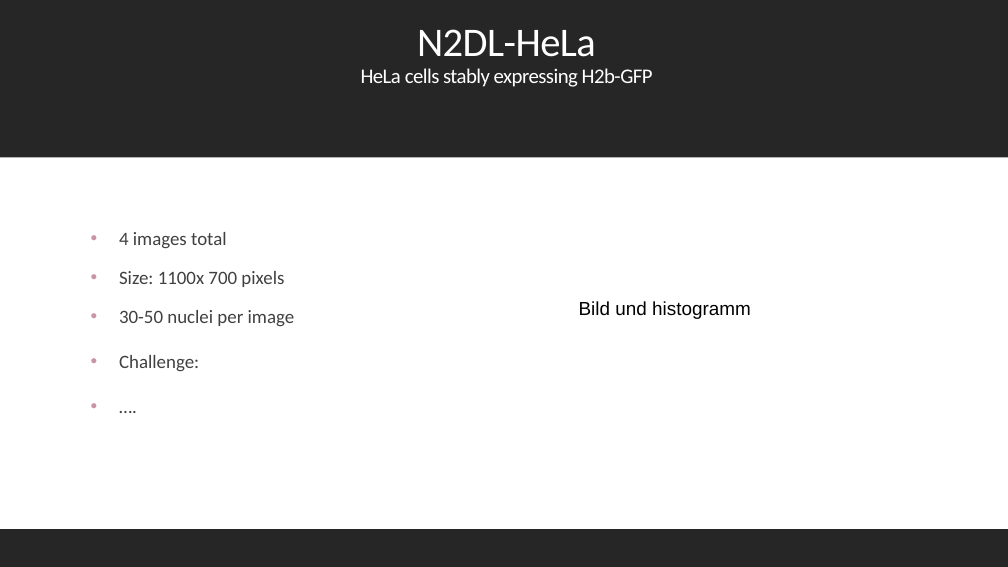
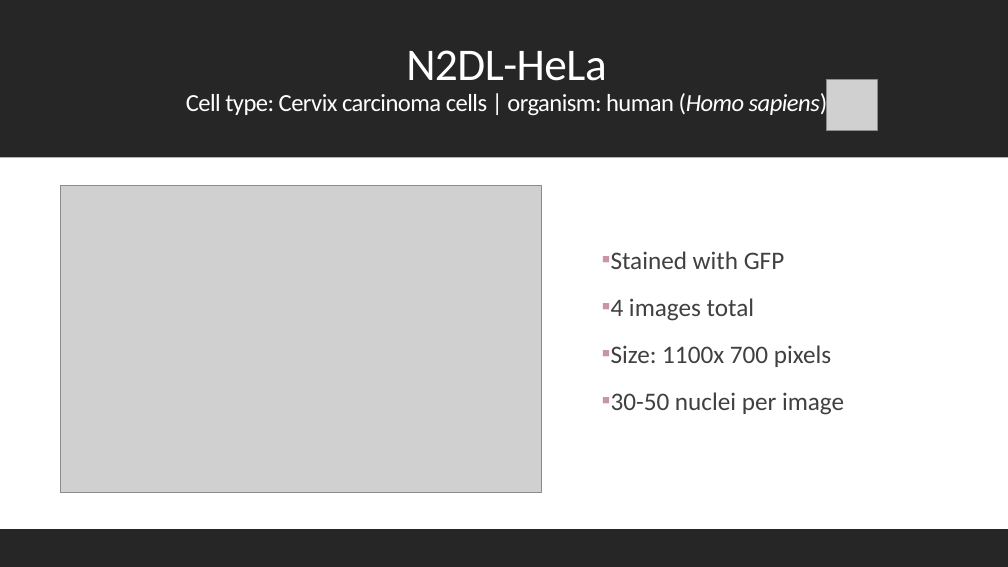
Before and after one commit to datascience-mobi-2022/2022-topic-01-team-04, a slide deck: slide 5 of presentation/layout(2).pptx. Drawn at 1008x567 pixels with LibreOffice and Linux fonts; fonts in the diff are those of the drawing; grey boxes stand for pictures. Boxes give left, top, right and bottom in pixels: in the first picture for what was removed or moved away, otherwise in the second. Text is boxed around its words. In the diff, an @@ line names an element or a change of style, - is before the commit and + after.

```diff
--- a/presentation/layout(2).pptx
+++ b/presentation/layout(2).pptx
@@ title at box(186, 50, 828, 117): text changed; size 19.8 to 23.4 pt @@
-N2DL-HeLa
-HeLa cells stably expressing H2b-GFP
+N2DL-HeLa
+Cell type: Cervix carcinoma cells | organism: human (Homo sapiens)
@@ picture added at box(827, 80, 878, 131) @@
@@ picture added at box(60, 185, 541, 492) @@
@@ text "Stained with GFP": place and size @@
-text "Stained with GFP" at box(119, 232, 295, 372)
+text "Stained with GFP" at box(611, 251, 844, 415)
@@ text at box(611, 251, 784, 269): paragraph added @@
+▪ Stained with GFP
@@ text at box(611, 298, 844, 415): size 18 to 24 pt in "4 images total", "Size: 1100x 700 pixels", "30-50 nuclei per image"; bullet • to ▪ @@
@@ text removed at box(579, 301, 751, 319) @@
-Bild und histogramm
@@ text at box(119, 355, 199, 372): paragraphs removed @@
-• Challenge:
-• ….
```
Also in this commit, not shown: 4 other slides changed, 4 slides added.
